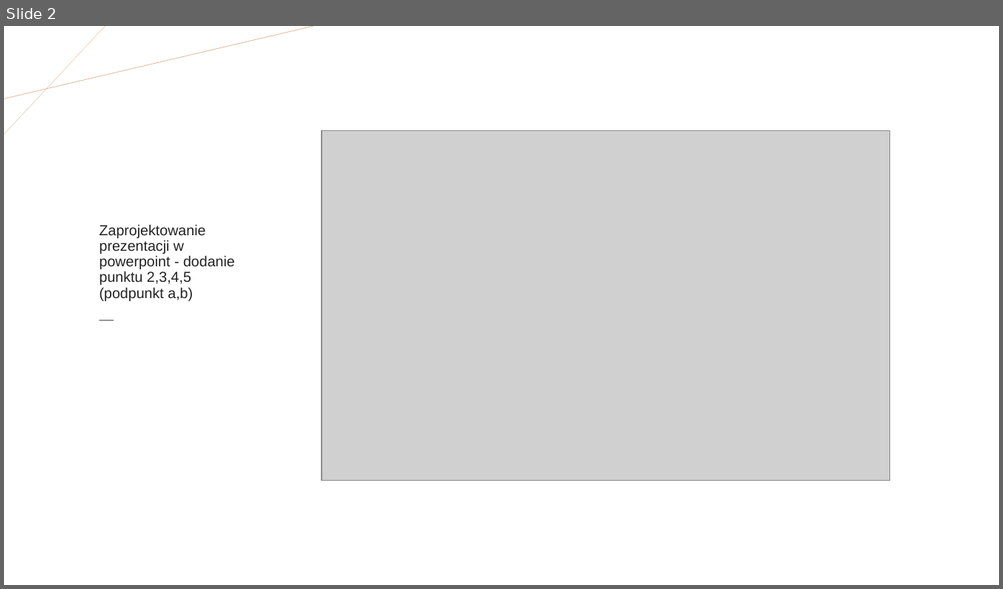
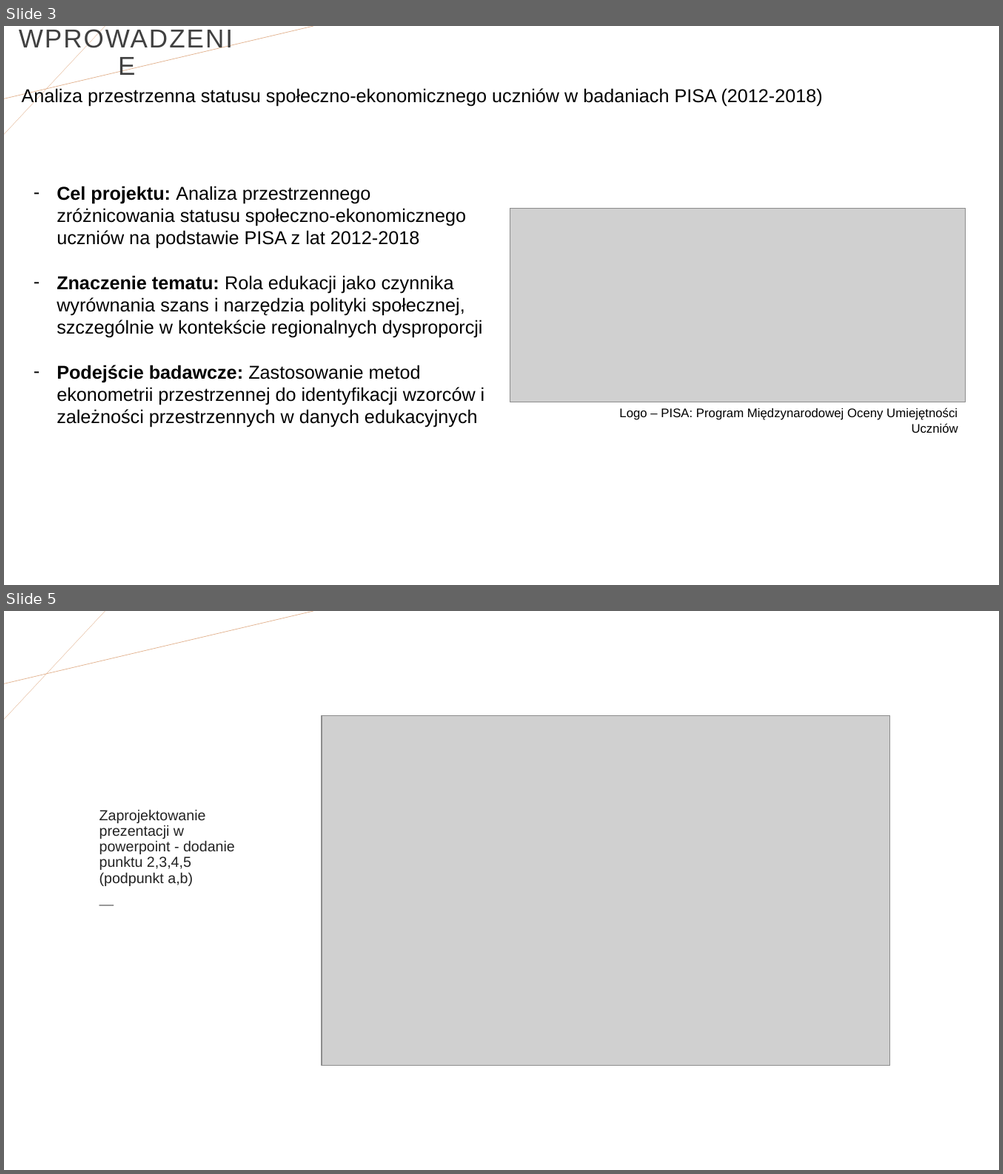
Before and after one commit to iZabela0001/Ekonometria-Przestrzenna, a slide deck: Ekonometria przestrzenna.pptx. Shown one above the other, each under a label of ours: slide 2 before the commit, slides 3 and 5 after it; the slides between them are not shown. The pictures are 1003x589 and 1003x1174 pixels, drawn with LibreOffice and Linux fonts; fonts in the diff are those of the drawing; grey boxes stand for pictures. Boxes give left, top, right and bottom in pixels: in the first picture for what was removed or moved away, otherwise in the second. Text is boxed around its words. In the diff, an @@ line names an element or a change of style, - is before the commit and + after.

Commit message:
Prezentacja update 1.0
1. Edycja strony głównej
2. Spis treści
3. Wprowadzenie
4. Problem badawczy i pytania

```diff
--- a/Ekonometria przestrzenna.pptx
+++ b/Ekonometria przestrzenna.pptx
@@ slide 3 added at [4,26,999,585], background #FFFFFF; not listed: 2 template elements that a slide beside it also shows @@
@@ title added at [4,26,250,81], 25 pt, text #404040 @@
+WPROWADZENIE
@@ text added at [22,87,822,107], 18 pt, text #000000 @@
+Analiza przestrzenna statusu społeczno-ekonomicznego uczniów w badaniach PISA (2012-2018)
@@ text added at [57,186,485,428], 18 pt, text #000000 @@
+– Cel projektu: Analiza przestrzennego zróżnicowania statusu społeczno-ekonomicznego uczniów na podstawie PISA z lat 2012-2018
+– Znaczenie tematu: Rola edukacji jako czynnika wyrównania szans i narzędzia polityki społecznej, szczególnie w kontekście regionalnych dysproporcji
+– Podejście badawcze: Zastosowanie metod ekonometrii przestrzennej do identyfikacji wzorców i zależności przestrzennych w danych edukacyjnych
@@ picture added at [510,208,965,402] @@
@@ text added at [619,408,958,433], 12 pt, text #000000 @@
+Logo – PISA: Program Międzynarodowej Oceny Umiejętności Uczniów
@@ what was slide 2 is now slide 5 @@
```
Also in this commit, not shown: 1 slide changed, 2 other slides added.
